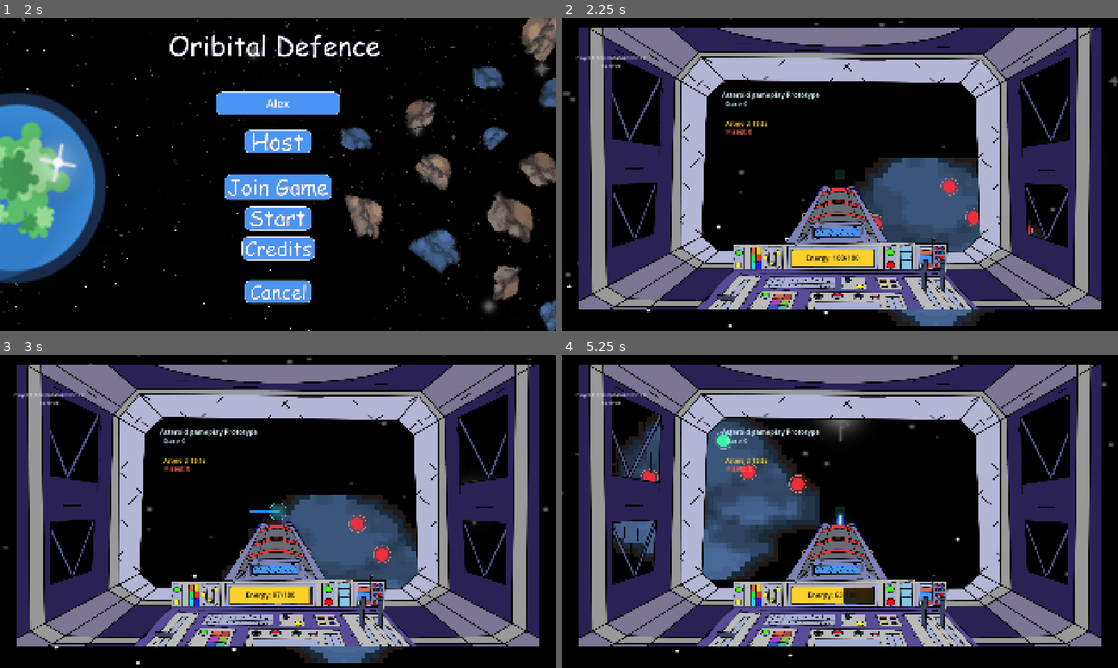
Above: before the commit, frames 1-4 (two rows, left to right).
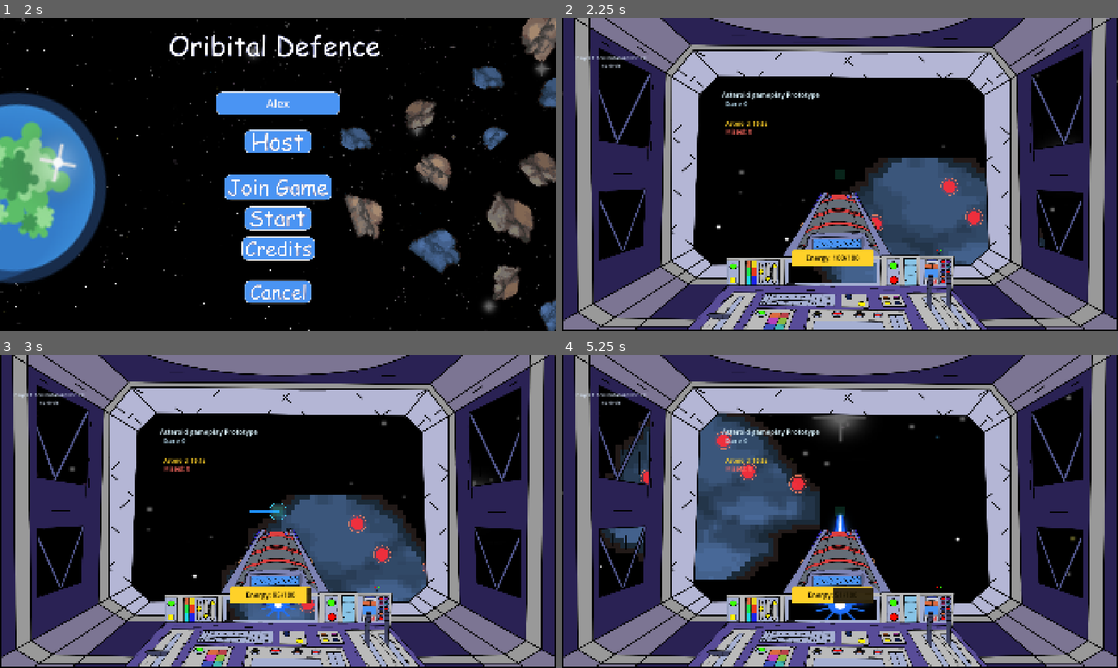
Above: after the commit, the same moments.

Repository: Spudoku/orbital-defense
Game: Godot game, scene res://scenes/control.tscn
Same seed, same stepped clock (60 frames per second), same inputs: the game is played once before the commit and once after it.
Inputs (mouse positions are in pixels of both pictures, inside the frame that each line leads up to):
- Up to frame 1 (2 s): click (278, 102) at 0.52 s; type "Alex" at 0.6 s; click (278, 143) at 1.25 s
- Up to frame 2 (2.25 s): click (840, 218) at 2 s
- Up to frame 3 (3 s): tap Enter at 2.75 s; hold Right (move_right) from 2.78 s (still down); hold Space (fire_laser) from 2.78 s (still down)
- Up to frame 4 (5.25 s): release Right (move_right) at 3.53 s; release Space (fire_laser) at 3.53 s; hold Down (move_down) 3.53-4.28 s; tap Space (fire_laser) at 3.6, 5.1 s; hold Right (move_right) 4.28-5.03 s; hold Space (fire_laser) 4.28-5.03 s; hold Up (move_up) from 5.03 s (still down)

Frame 1 is identical in both runs. In frame 2, 50% of the frame differs, in the area x 0-100%, y 0-100%; in frame 3, 50%; in frame 4, 50%.

Commit message:
adusted foreground and target completion

Diff:
--- a/scenes/game_over.tscn
+++ b/scenes/game_over.tscn
@@ -1,6 +1,6 @@
 [gd_scene format=3 uid="uid://d0sygnepqmck6"]
 
-[ext_resource type="Script" uid="uid://c0ocyxnihcau5" path="res://scenes/game_over.gd" id="1_racf3"]
+[ext_resource type="Script" uid="uid://ccx5lttsa8oiq" path="res://scripts/game_over.gd" id="1_racf3"]
 [ext_resource type="Texture2D" uid="uid://d3pe4b5h5ctqq" path="res://assets/game_over/GameOver Page BackGround.png" id="1_yxx3c"]
 [ext_resource type="Texture2D" uid="uid://dxajde4vql030" path="res://assets/game_over/Exit Button.png" id="2_ccer4"]
 [ext_resource type="Texture2D" uid="uid://cwr8cwqa1ntav" path="res://assets/game_over/Exit Button Clicked.png" id="3_ccer4"]
@@ -15,11 +15,16 @@
 script = ExtResource("1_racf3")
 
 [node name="GameOverScreen" type="TextureRect" parent="." unique_id=1626385619]
-layout_mode = 0
-offset_left = -58.0
-offset_top = -698.0
-offset_right = 1960.0
-offset_bottom = 1347.0
+layout_mode = 1
+anchors_preset = 15
+anchor_right = 1.0
+anchor_bottom = 1.0
+offset_left = -83.0
+offset_top = -726.0
+offset_right = 71.0
+offset_bottom = 279.0
+grow_horizontal = 2
+grow_vertical = 2
 texture = ExtResource("1_yxx3c")
 
 [node name="Exit" type="TextureButton" parent="." unique_id=529328534]
--- a/scenes/keyboard_tracing_prototype.tscn
+++ b/scenes/keyboard_tracing_prototype.tscn
@@ -69,6 +69,10 @@
 anchors_preset = 15
 anchor_right = 1.0
 anchor_bottom = 1.0
+offset_left = -56.0
+offset_top = -38.0
+offset_right = 58.0
+offset_bottom = 76.0
 grow_horizontal = 2
 grow_vertical = 2
 mouse_filter = 2
--- a/scenes/game_over.gd
+++ b/scripts/game_over.gd
@@ -1,10 +1,11 @@
 extends Control
 
-var MAIN_MENU = preload("res://scenes/control.tscn")
+const MAIN_MENU_PATH = "res://scenes/control.tscn"
+
 @onready var exit_button = $Exit
 
 func _ready():
 	exit_button.pressed.connect(_on_exit_pressed)
 
 func _on_exit_pressed():
-	get_tree().change_scene_to_packed(MAIN_MENU)
+	get_tree().change_scene_to_file(MAIN_MENU_PATH)
--- a/scripts/keyboard_tracing_prototype.gd
+++ b/scripts/keyboard_tracing_prototype.gd
@@ -4,8 +4,8 @@
 const TARGET_SCENE = preload("res://scenes/target_circle.tscn")
 const CURSOR_SCENE = preload("res://scenes/cursor.tscn")
 const GAME_OVER_PATH = "res://scenes/game_over.tscn"
+const GAME_OVER_SCENE = preload("res://scenes/game_over.tscn")
 const MENU_SCENE_PATH = "res://scenes/control.tscn"
-# const STAR_BACKGROUND_TEXTURE = preload("res://assets/stars_final.png")
 const PLAYER_1_COCKPIT_TEXTURE = preload("res://assets/cockpit_player_1.png")
 const PLAYER_2_COCKPIT_TEXTURE = preload("res://assets/cockpit_player_2.png")
 const ASTEROID_TEXTURES = [
@@ -26,7 +26,7 @@
 const LASER_RADIUS = 30.0
 const LINE_POINT_MIN_DISTANCE = 4.0
 const MAX_ENERGY = 100.0
-const ENERGY_DRAIN_PER_SECOND = 15.0
+const ENERGY_DRAIN_PER_SECOND = 30
 const ASTEROID_TIME_LIMIT = 20.0
 const ASTEROID_MISS_ENERGY_PENALTY = 25.0
 
@@ -110,7 +110,7 @@
 @onready var cursor_spawner = $MultiplayerSpawner_cursor
 #endregion
 
-
+#region Instantiate
 func _ready() -> void:
 	if not _aim_overlay.draw.is_connected(_draw_aim_overlay):
 		_aim_overlay.draw.connect(_draw_aim_overlay)
@@ -179,8 +179,9 @@
 		_targets_root.add_child(new_target)
 		_targets.append(new_target)
 	pass
-
-
+#endregion
+
+#region Main loop
 # main game loop powering everything
 # process handles the following logic:
 # handle input
@@ -234,6 +235,8 @@
 		else:
 			_clear_laser_line()
 			_reset_laser_collision()
+			for target in _targets:
+				_set_target_completed(target, false)
 
 		if multiplayer.is_server() and not _targets.is_empty():
 			_update_asteroid_timer(delta)
@@ -254,6 +257,7 @@
 	elif game_state == GameState.Ended:
 		game_end()
 		pass
+#endregion
 
 
 func _unhandled_input(event: InputEvent) -> void:
@@ -742,9 +746,6 @@
 		return
 
 	var screen_size: Vector2 = get_viewport_rect().size
-	var visible_rect: Rect2 = Rect2(_cursor.position - screen_size * 0.5, screen_size)
-	# draw_rect(visible_rect, Color.BLACK, true)
-	# draw_texture_rect(STAR_BACKGROUND_TEXTURE, visible_rect, false)
 
 
 func _draw_aim_overlay() -> void:
@@ -780,16 +781,6 @@
 	if last_point.distance_to(_cursor.position) >= LINE_POINT_MIN_DISTANCE:
 		_current_line.add_point(_cursor.position)
 
-# rendering: handled by clients
-func _draw_grid() -> void:
-	var grid_color: Color = Color(0.12, 0.19, 0.25, 0.28)
-	var start: Vector2 = Vector2(-BACKGROUND_PADDING, -BACKGROUND_PADDING)
-	var end: Vector2 = VIEW_SIZE + Vector2(BACKGROUND_PADDING, BACKGROUND_PADDING)
-
-	for x in range(int(start.x), int(end.x) + 1, 40):
-		draw_line(Vector2(x, start.y), Vector2(x, end.y), grid_color, 1.0)
-	for y in range(int(start.y), int(end.y) + 1, 40):
-		draw_line(Vector2(start.x, y), Vector2(end.x, y), grid_color, 1.0)
 
 # rendering: handled by clients
 func _draw_laser() -> void:
@@ -957,8 +948,8 @@
 
 	if next_position == _cursor.position:
 		return
-
-	energy = maxf(0.0, energy - ENERGY_DRAIN_PER_SECOND * delta)
+	if _laser_active:
+		energy = maxf(0.0, energy - ENERGY_DRAIN_PER_SECOND * delta)
 	_cursor.position = next_position
 	_cursor_position = _cursor.position
 	pass
Not shown, removed: scenes/game_over.gd.uid
Not shown, added: scripts/game_over.gd.uid
